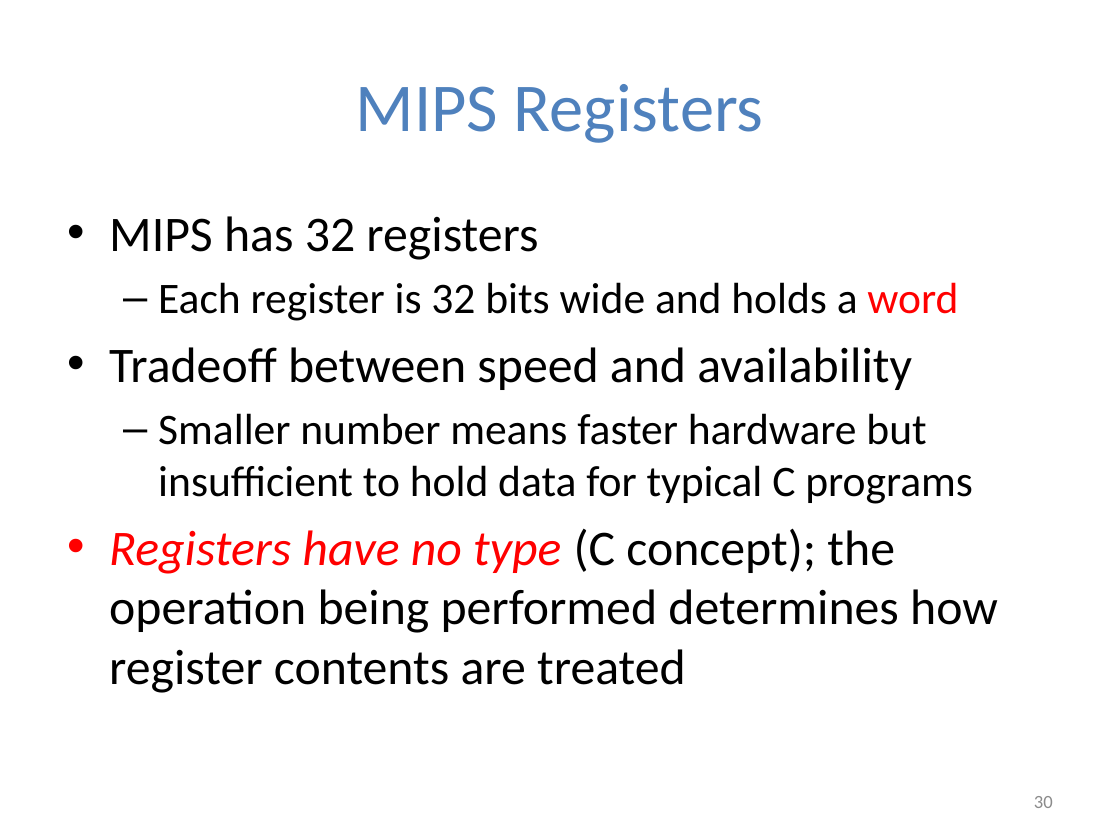
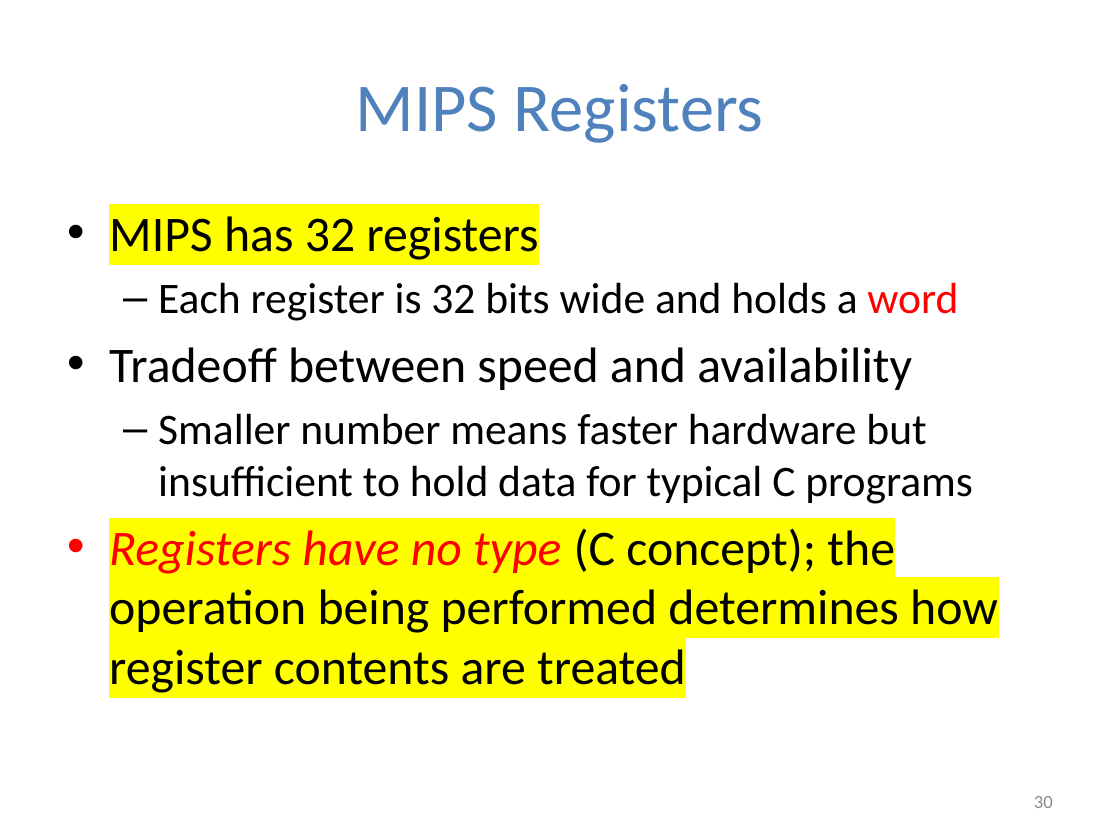
Before and after one commit to hossaintaufiq/CSE332-Computer-Organization-and-Architecture-SFM, a slide deck: slide 30 of FInal/CSE332_Lec_MIPS_Architecture_InstructionSet-Spring2025 (1).pptx. Drawn at 1120x840 pixels with LibreOffice and Linux fonts; fonts in the diff are those of the drawing. Boxes give left, top, right and bottom in pixels: in the first picture for what was removed or moved away, otherwise in the second. Text is boxed around its words. In the diff, an @@ line names an element or a change of style, - is before the commit and + after.

```diff
--- a/FInal/CSE332_Lec_MIPS_Architecture_InstructionSet-Spring2025 (1).pptx
+++ b/FInal/CSE332_Lec_MIPS_Architecture_InstructionSet-Spring2025 (1).pptx
@@ text at (x1=109, y1=216, x2=998, y2=693): highlight none to #FFFF00 in "MIPS has 32 registers", "Registers have no type (C concept); the ..." @@
```
Also in this commit, not shown: 31 other slides changed, 7 other files.
